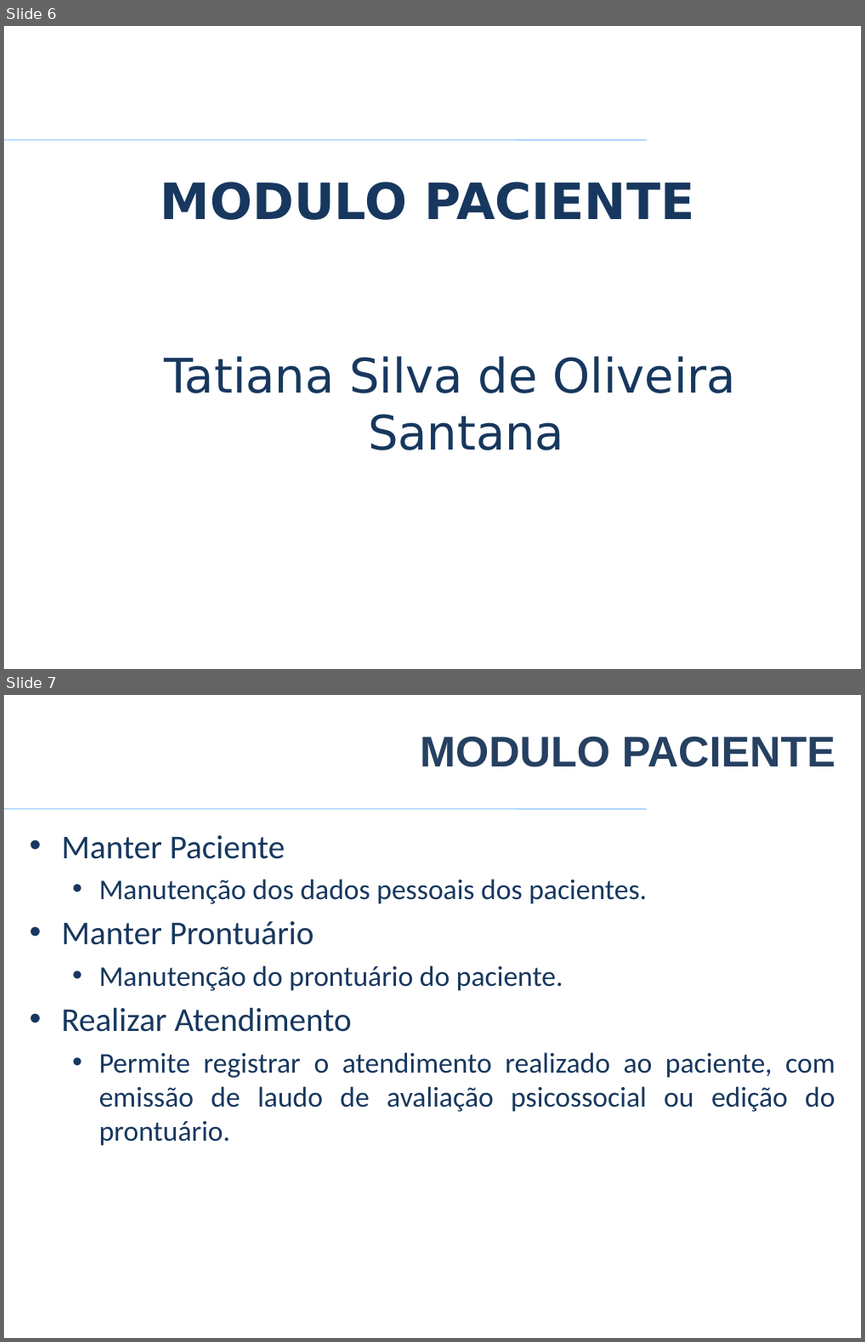
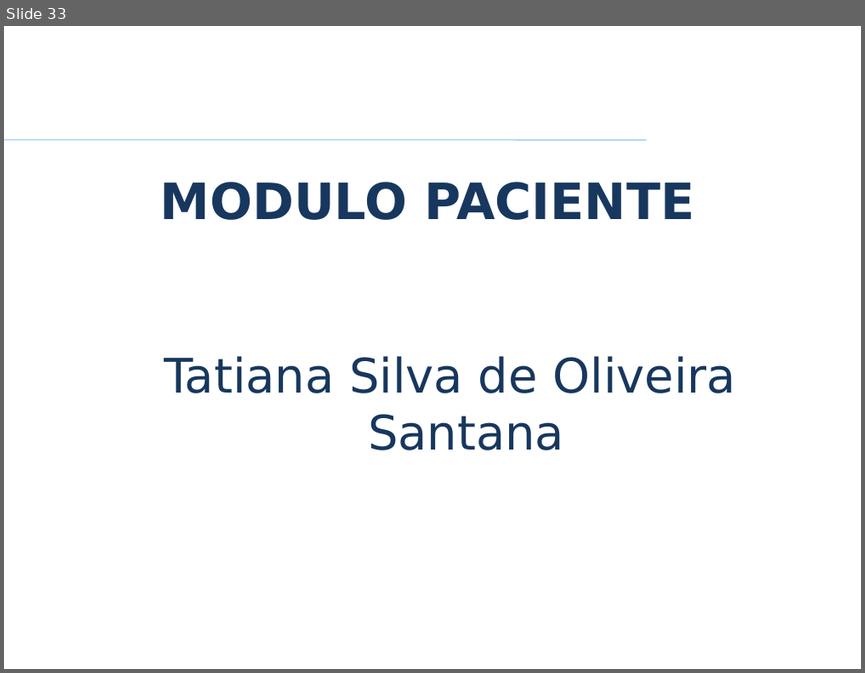
Before and after one commit to VagnerAlcantara/TCC, a slide deck: TCC/3º Encontro/2017-Apresentacao Psystem.pptx. Shown one above the other, each under a label of ours: slides 6 and 7 before the commit, slide 33 after it. The pictures are 865x1342 and 865x673 pixels, drawn with LibreOffice and Linux fonts; fonts in the diff are those of the drawing; background and template pictures are left out. Boxes give left, top, right and bottom in pixels: in the first picture for what was removed or moved away, otherwise in the second. Text is boxed around its words. In the diff, an @@ line names an element or a change of style, - is before the commit and + after.

```diff
--- a/TCC/3º Encontro/2017-Apresentacao Psystem.pptx
+++ b/TCC/3º Encontro/2017-Apresentacao Psystem.pptx
@@ slide 7 removed at box(4, 695, 861, 1338), background #FFFFFF; not listed: 1 template element that a slide beside it also shows @@
@@ title removed at box(420, 737, 835, 767) @@
-MODULO PACIENTE
@@ text removed at box(62, 835, 834, 1145) @@
-• Manter Paciente
-  • Manutenção dos dados pessoais dos pacientes.
-• Manter Prontuário
-  • Manutenção do prontuário do paciente.
-• Realizar Atendimento
-  • Permite registrar o atendimento realizado ao paciente, com emissão de laudo de avaliação psicossocial ou edição do prontuário.
@@ what was slide 6 is now slide 33 @@
```
Also in this commit, not shown: 2 slides changed, 1 slide added, 1 other slide removed, 2 other files.
